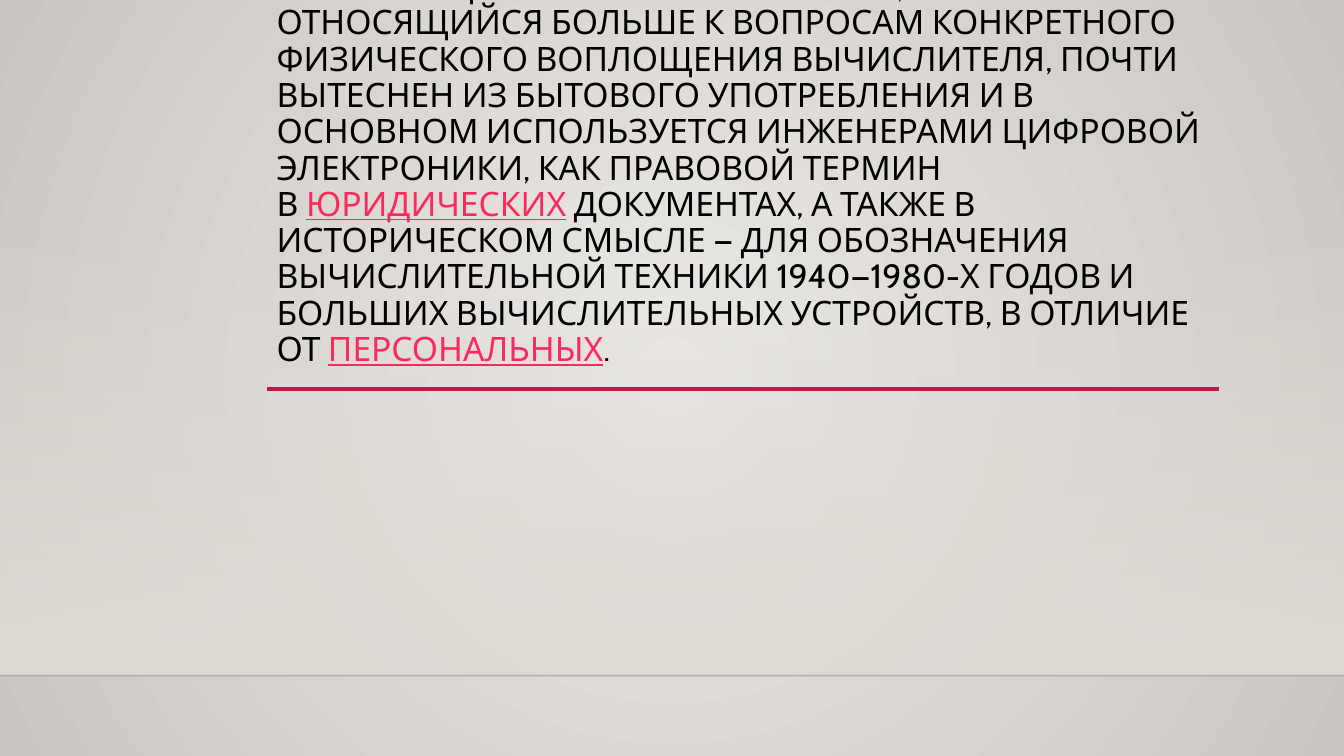
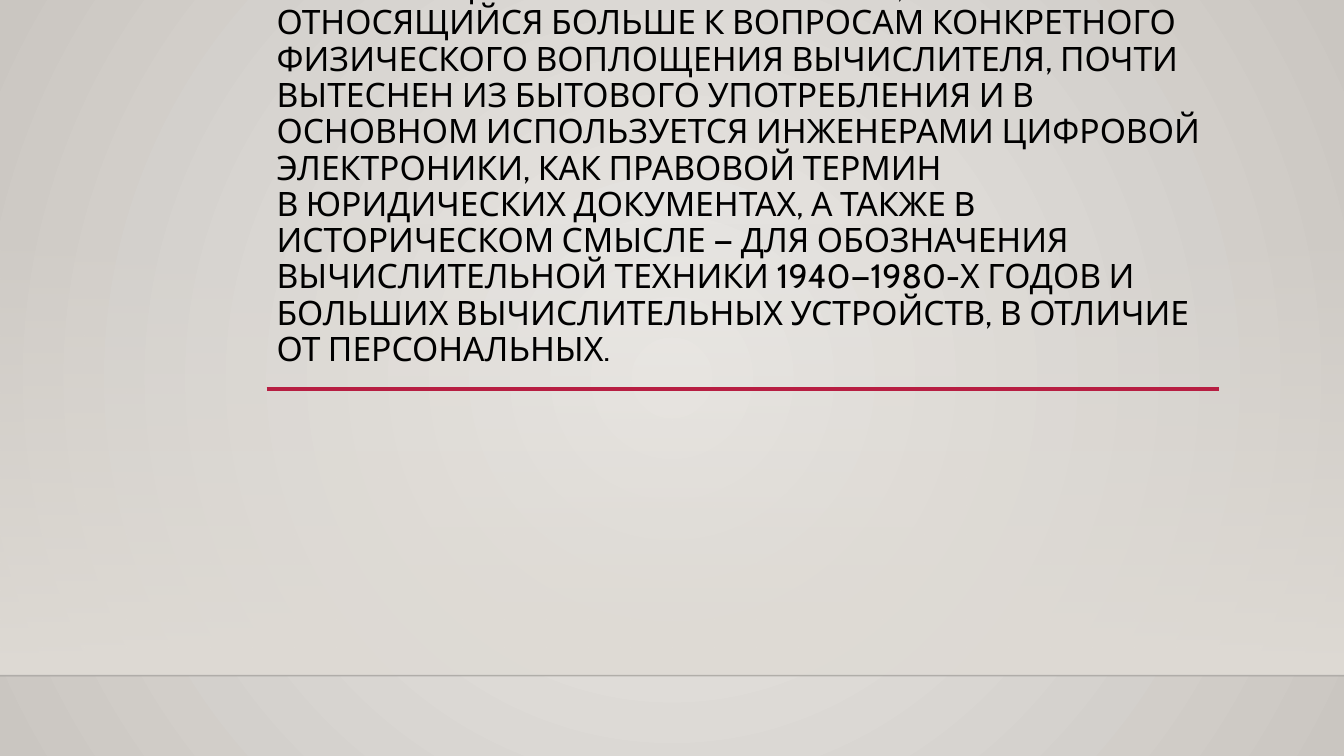
Before and after one commit to SonyaPimenova/-, a slide deck: slide 10 of КУРСОВАЯ.pptx. Drawn at 1344x756 pixels with LibreOffice and Linux fonts; fonts in the diff are those of the drawing; background and template pictures are left out. Boxes give left, top, right and bottom in pixels: in the first picture for what was removed or moved away, otherwise in the second. Text is boxed around its words. In the diff, an @@ line names an element or a change of style, - is before the commit and + after.

```diff
--- a/КУРСОВАЯ.pptx
+++ b/КУРСОВАЯ.pptx
@@ title "В НАСТОЯЩЕЕ ВРЕМЯ ТЕРМИН «ЭВМ», ..." at [277, 3, 1200, 362]: text colour #FA2B5C to #000000, underline off in "ЮРИДИЧЕСКИХ ПЕРСОНАЛЬНЫХ." @@
```
Also in this commit, not shown: 7 other slides changed.
